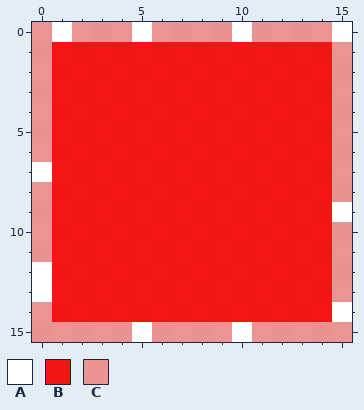
File history of a pixel-art file, Assets/Sprites/Assets/platform.aseprite. That is the earlier state.
16x16 pixels, 1 frame.
Palette (. is transparent): A #ffffff  B #ff0000e1  C #ff8b8bcd
Pixels before, first column x 0:
 0 CACCCACCCCACCCCA
 1 CBBBBBBBBBBBBBBC
 2 CBBBBBBBBBBBBBBC
 3 CBBBBBBBBBBBBBBC
 4 CBBBBBBBBBBBBBBC
 5 CBBBBBBBBBBBBBBC
 6 CBBBBBBBBBBBBBBC
 7 ABBBBBBBBBBBBBBC
 8 CBBBBBBBBBBBBBBC
 9 CBBBBBBBBBBBBBBA
10 CBBBBBBBBBBBBBBC
11 CBBBBBBBBBBBBBBC
12 ABBBBBBBBBBBBBBC
13 ABBBBBBBBBBBBBBC
14 CBBBBBBBBBBBBBBA
15 CCCCCACCCCACCCCC
New version:
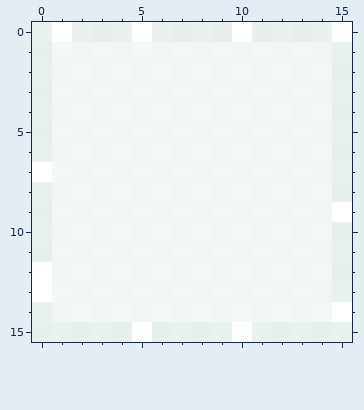
Changes in this commit:
Colour B changes from #ff0000e1 to #ffffffe1.
Colour C changes from #ff8b8bcd to #ffffffcd.
